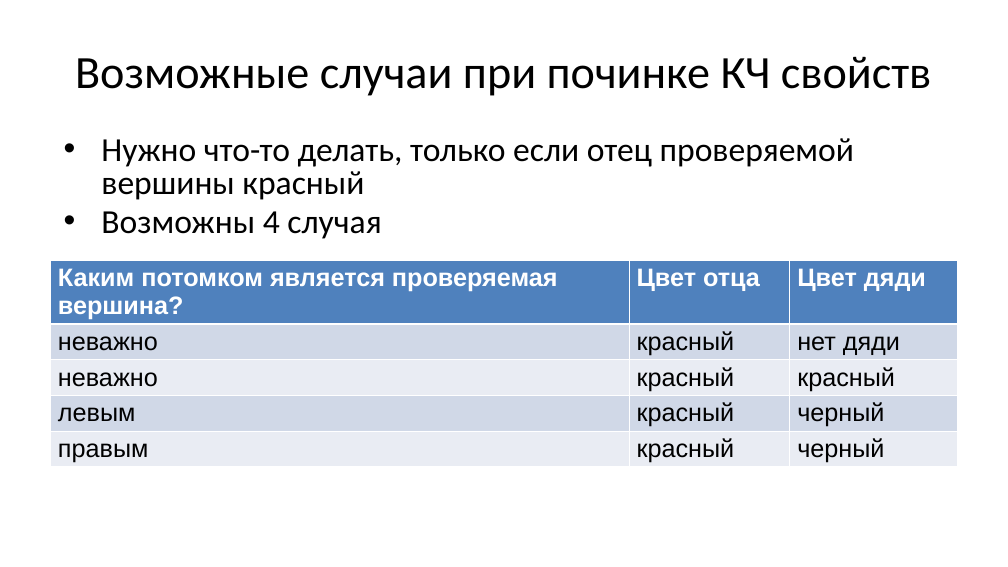
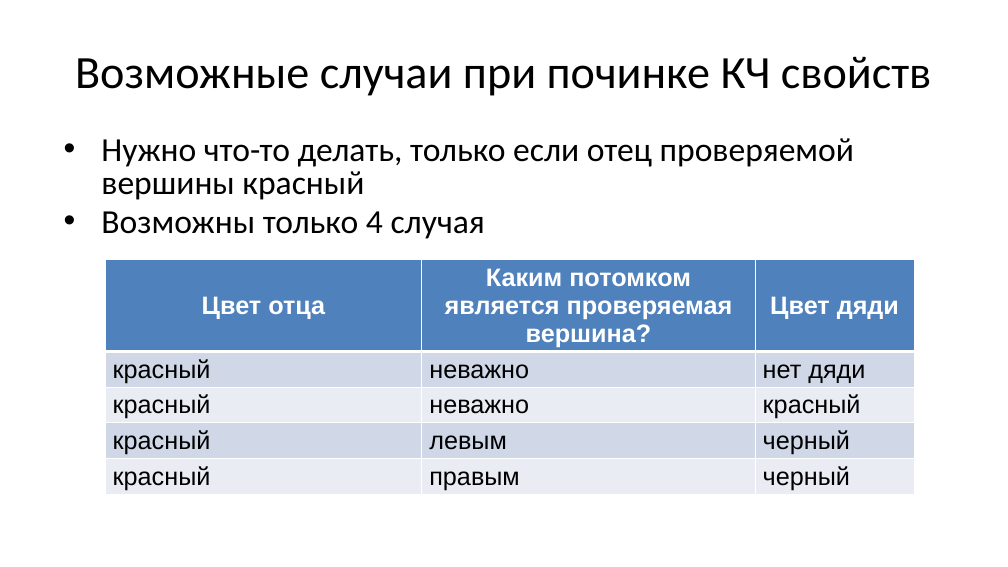
Before and after one commit to Evgueni-Petrov-aka-espetrov/Algorithms-and-Programming-in-C-pptx, a slide deck: slide 20 of 19 Б и КЧ деревья.pptx (slide 27 before the commit). Drawn at 1008x567 pixels with LibreOffice and Linux fonts; fonts in the diff are those of the drawing. Boxes give left, top, right and bottom in pixels: in the first picture for what was removed or moved away, otherwise in the second. Text is boxed around its words. In the diff, an @@ line names an element or a change of style, - is before the commit and + after.

```diff
--- a/19 Б и КЧ деревья.pptx
+++ b/19 Б и КЧ деревья.pptx
@@ text at <box>101,211,485,239</box>: text changed @@
-• Возможны 4 случая
+• Возможны только 4 случая
@@ table at <box>105,260,914,494</box> @@
-row 1, column 1: Каким потомком является проверяемая вершина?
+row 1, column 1: Цвет отца
-row 1, column 2: Цвет отца
+row 1, column 2: Каким потомком является проверяемая вершина?
-row 2, column 1: неважно
+row 2, column 1: красный
-row 2, column 2: красный
+row 2, column 2: неважно
-row 3, column 1: неважно
+row 3, column 1: красный
-row 3, column 2: красный
+row 3, column 2: неважно
-row 4, column 1: левым
+row 4, column 1: красный
-row 4, column 2: красный
+row 4, column 2: левым
-row 5, column 1: правым
+row 5, column 1: красный
-row 5, column 2: красный
+row 5, column 2: правым
@@ alignment left to centre @@
@@ table: place and size @@
-table at <box>51,260,958,467</box>
+table at <box>105,260,914,494</box>
```
Also in this commit, not shown: 12 other slides changed, 2 slides removed.
